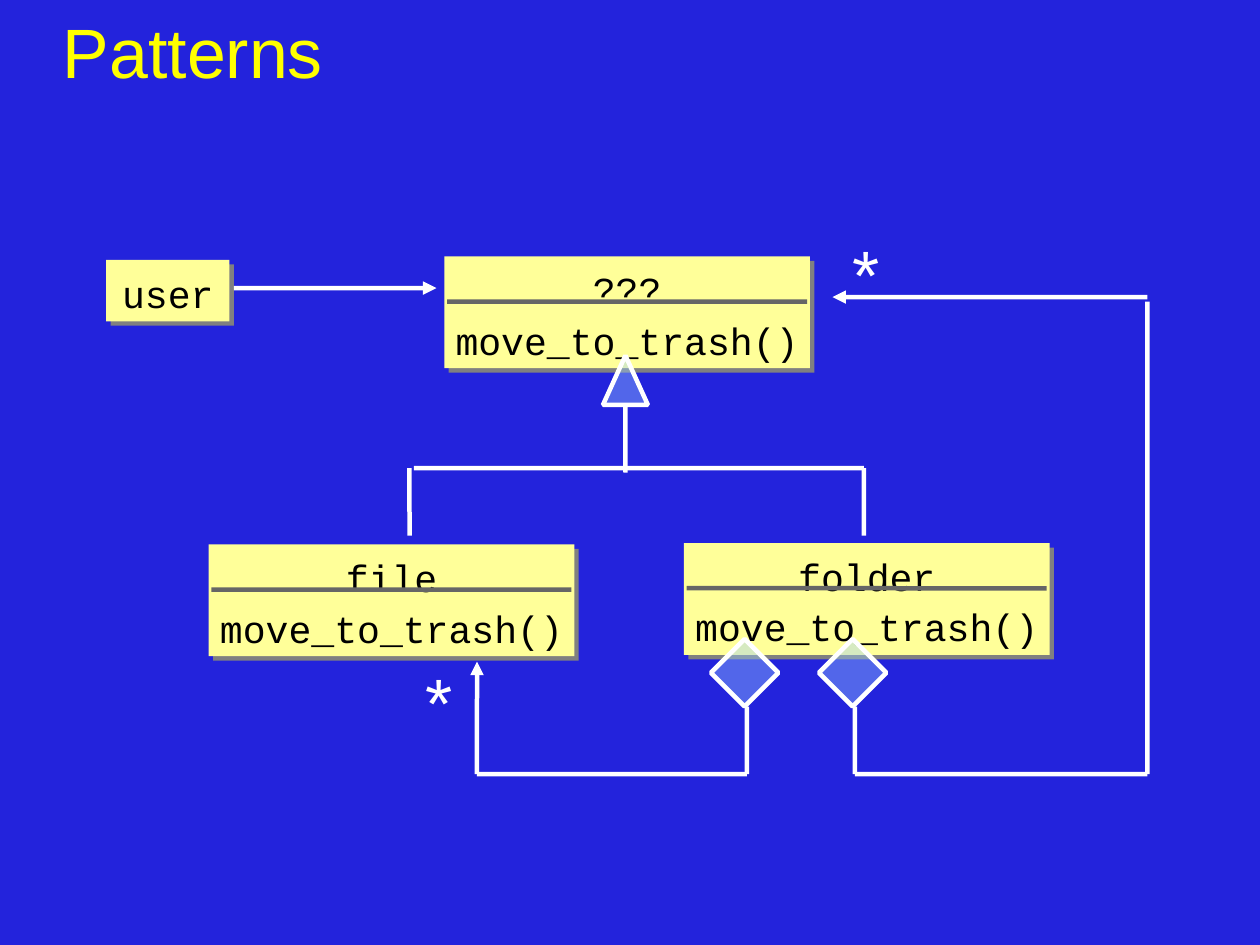
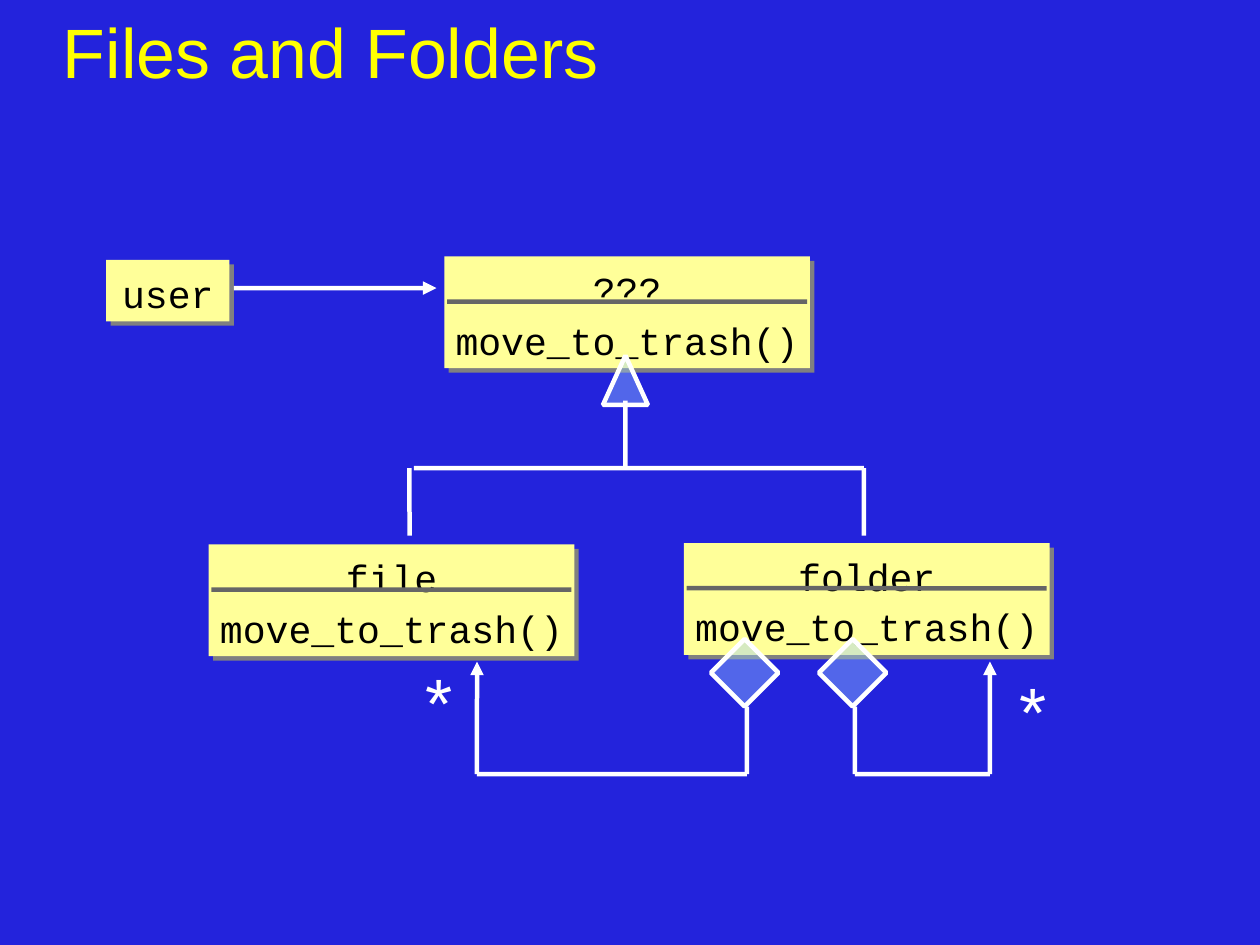
Before and after one commit to JonJagger/two-day-courses, a slide deck: slide 15 of cppf/08_Object_Oriented_Programming.odp (slide 14 before the commit). Drawn at 1260x945 pixels with LibreOffice and Linux fonts; fonts in the diff are those of the drawing. Boxes give left, top, right and bottom in pixels: in the first picture for what was removed or moved away, otherwise in the second. Text is boxed around its words. In the diff, an @@ line names an element or a change of style, - is before the commit and + after.

Commit message:
added pattern slides

```diff
--- a/cppf/08_Object_Oriented_Programming.odp
+++ b/cppf/08_Object_Oriented_Programming.odp
@@ title at <box>63,27,599,79</box>: text changed @@
-Patterns
+Files and Folders
@@ arrow removed from (1148, 297) to (832, 297) @@
@@ line removed from (1148, 774) to (1148, 302) @@
@@ line moved from (625, 405) - (625, 472) to (625, 400) - (625, 468) @@
@@ arrow added from (990, 774) to (990, 662), #FFFFFF 2.83 pt @@
@@ text "*": place and size @@
-text "*" at <box>842,225,909,317</box>
+text "*" at <box>1008,662,1076,753</box>
@@ line moved from (855, 774) - (1148, 774) to (855, 774) - (990, 774) @@
```
Also in this commit, not shown: 2 other slides changed, 4 slides added, 1 slide removed.
